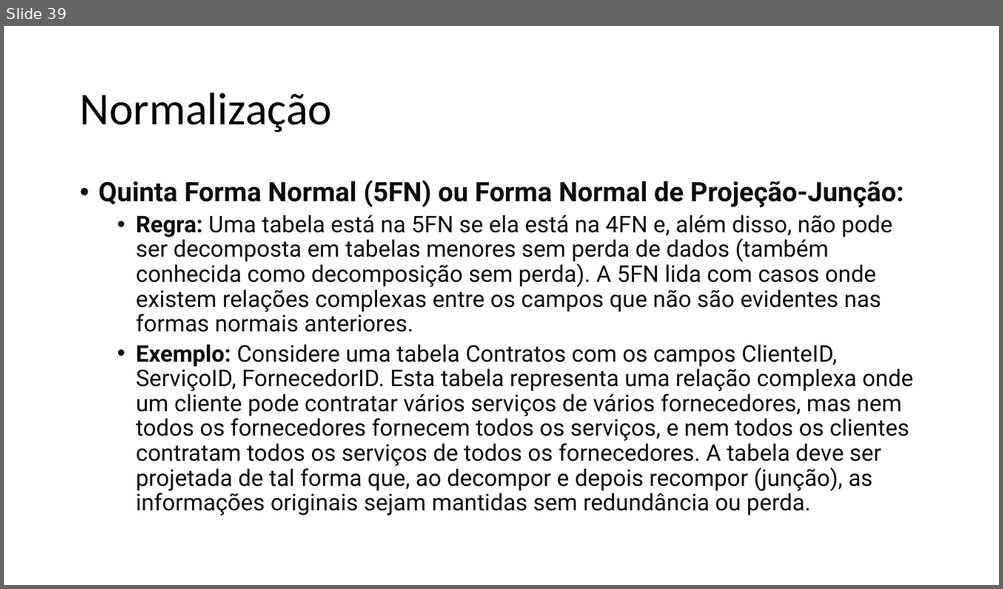
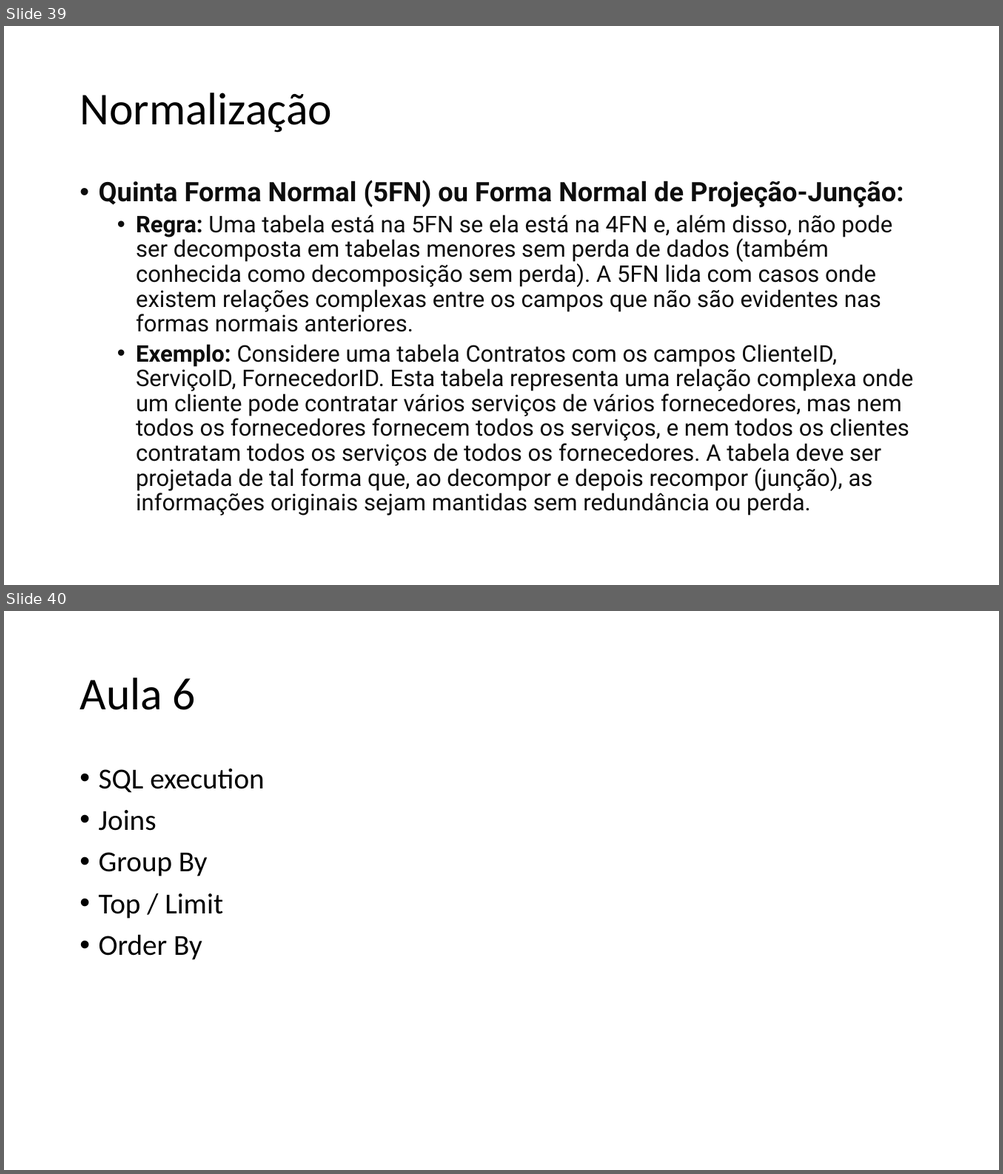
Before and after one commit to VictorInacio/learn-db, a slide deck: slides/Curso BD.pptx. Shown one above the other, each under a label of ours: slide 39 before the commit, slides 39 and 40 after it. The pictures are 1003x589 and 1003x1174 pixels, drawn with LibreOffice and Linux fonts; fonts in the diff are those of the drawing. Boxes give left, top, right and bottom in pixels: in the first picture for what was removed or moved away, otherwise in the second. Text is boxed around its words. In the diff, an @@ line names an element or a change of style, - is before the commit and + after.

```diff
--- a/slides/Curso BD.pptx
+++ b/slides/Curso BD.pptx
@@ slide 40 added at (4, 611, 999, 1170), background #FFFFFF @@
@@ title added at (79, 678, 196, 710), 44 pt, text #000000 @@
+Aula 6
@@ text added at (99, 769, 264, 960), 28 pt, text #000000 @@
+• SQL execution
+• Joins
+• Group By
+• Top / Limit
+• Order By
```
Also in this commit, not shown: 4 other slides added, 5 other files.
